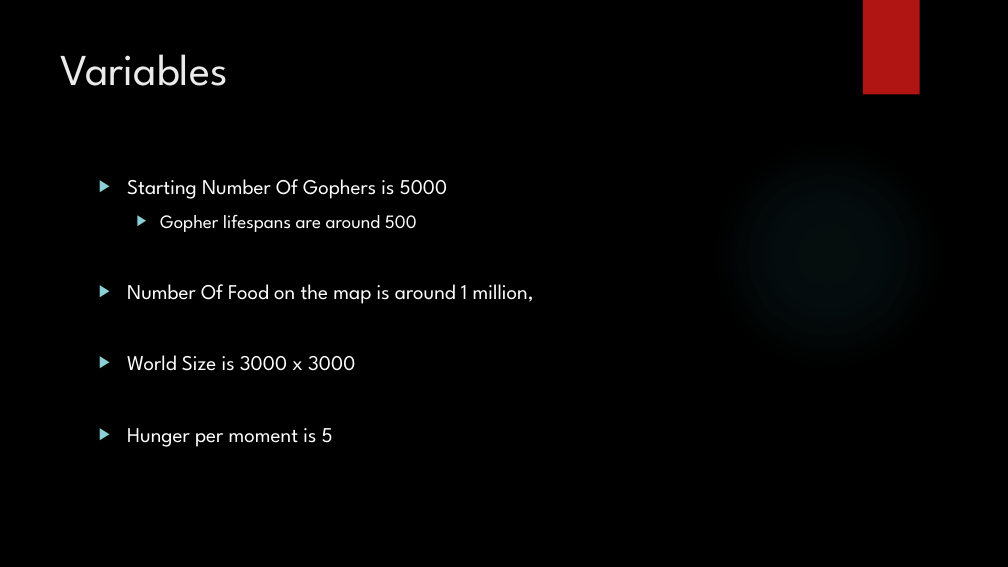
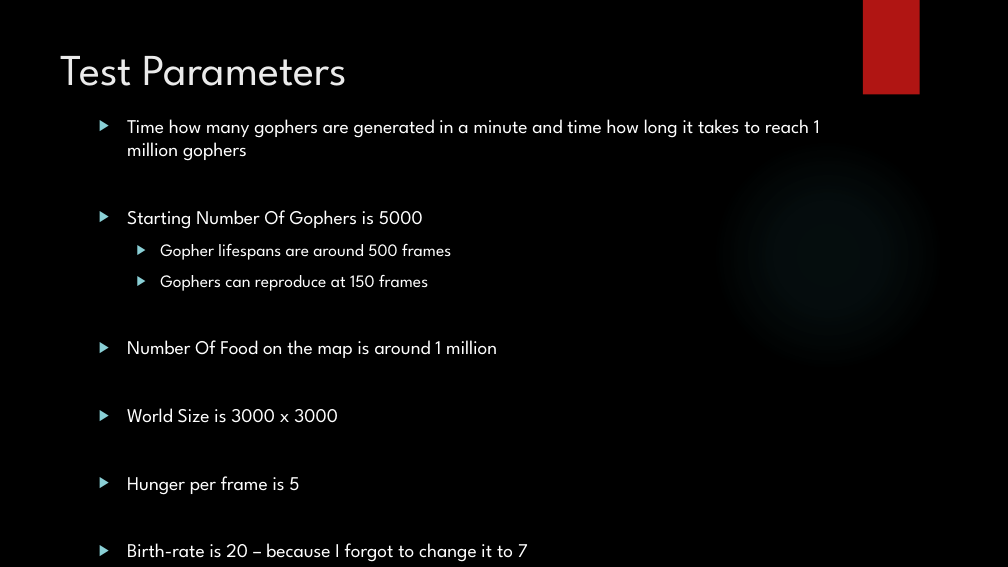
Before and after one commit to jaminologist/GopherLife, a slide deck: slide 27 of GopherLife.pptx (slide 26 before the commit). Drawn at 1008x567 pixels with LibreOffice and Linux fonts; fonts in the diff are those of the drawing; background and template pictures are left out. Boxes give left, top, right and bottom in pixels: in the first picture for what was removed or moved away, otherwise in the second. Text is boxed around its words. In the diff, an @@ line names an element or a change of style, - is before the commit and + after.

```diff
--- a/GopherLife.pptx
+++ b/GopherLife.pptx
@@ title at [61, 56, 347, 86]: text changed @@
-Variables
+Test Parameters
@@ text "Time how many gophers are ...": place and size @@
-text "Time how many gophers are ..." at [127, 179, 534, 447]
+text "Time how many gophers are ..." at [127, 119, 820, 562]
@@ text at [127, 119, 820, 161]: paragraph added @@
+▶ Time how many gophers are generated in a minute and time how long it takes to reach 1 million gophers
@@ text at [127, 210, 423, 423]: size 20 to 18.5 pt in "Starting Number Of Gophers is 5000", "World Size is 3000 x 3000" @@
@@ text at [127, 244, 497, 358]: text changed; size 20 to 16.6 pt @@
-  ▶ Gopher lifespans are around 500
-▶ Number Of Food on the map is around 1 million,
+  ▶ Gopher lifespans are around 500 frames
+  ▶ Gophers can reproduce at 150 frames
+▶ Number Of Food on the map is around 1 million
@@ text at [127, 476, 528, 562]: text changed; size 20 to 18.5 pt @@
-▶ Hunger per moment is 5
+▶ Hunger per frame is 5
+▶ Birth-rate is 20 – because I forgot to change it to 7
```
Also in this commit, not shown: 14 other slides changed, 17 slides added, 15 slides removed, 8 other files.
